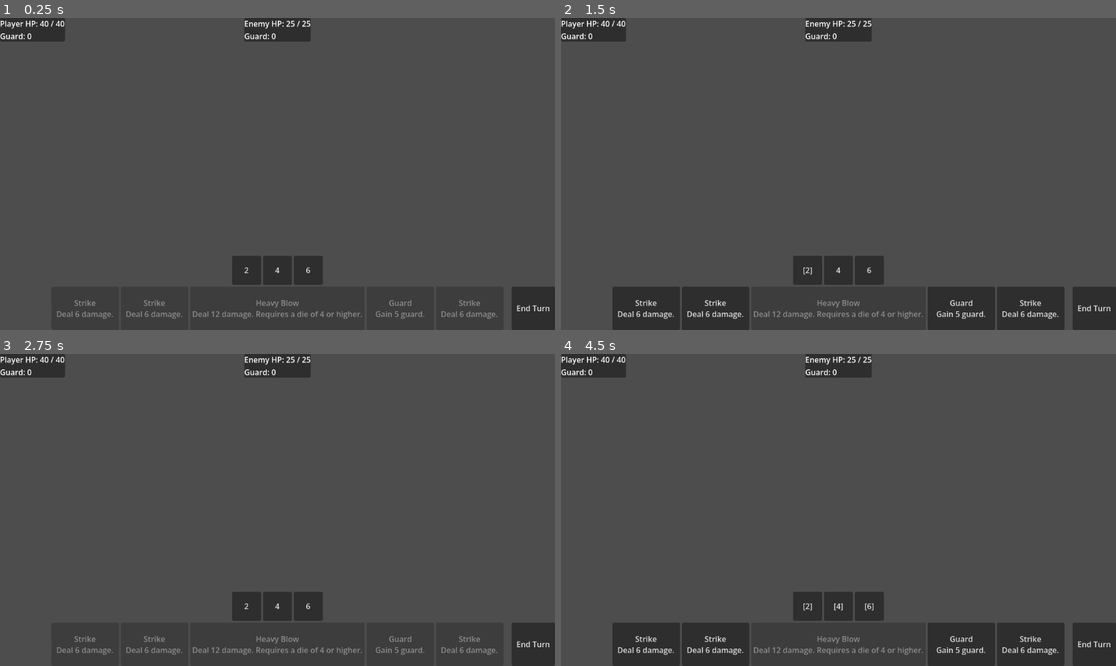
Above: before the commit, frames 1-4 (two rows, left to right).
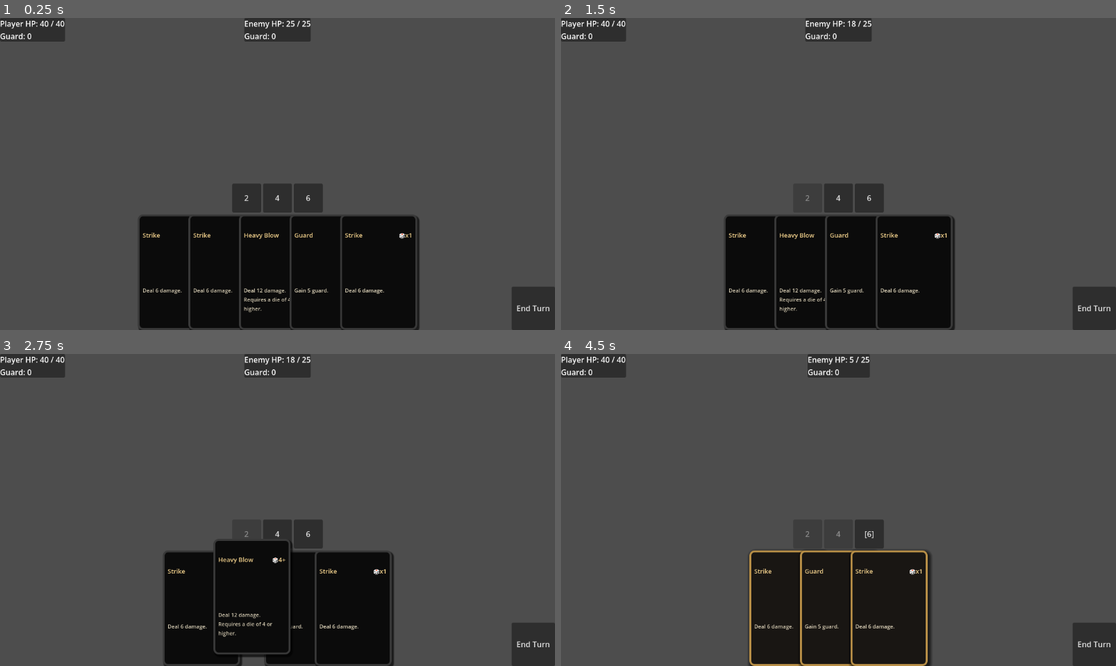
Above: after the commit, the same moments.

Repository: Bbran4/TheThroneThatBreathes
Game: Godot game, scene res://scenes/CombatTest.tscn
Same seed, same stepped clock (60 frames per second), same inputs: the game is played once before the commit and once after it.
Inputs (mouse positions are in pixels of both pictures, inside the frame that each line leads up to):
- Up to frame 1 (0.25 s): no input
- Up to frame 2 (1.5 s): click "2" at 0.5 s; click (738, 270) at 1.27 s
- Up to frame 3 (2.75 s): click (244, 606) at 2 s, where only the run before the commit has a clickable "[2]"
- Up to frame 4 (4.5 s): click "4" at 2.75 s; click (810, 606) at 3.52 s; click "6" at 4.25 s

The runs differ from the first frame. In frame 1, 19% of the frame differs, in the area x 10-90%, y 53-100%; in frame 2, 20%, in the area x 9-91%, y 0-100%; in frame 3, 16%; in frame 4, 19%.

Commit message:
Card Visuals

Diff:
--- a/scenes/CombatTest.tscn
+++ b/scenes/CombatTest.tscn
@@ -11,6 +11,7 @@
 [ext_resource type="Resource" uid="uid://clbraadrbyb5u" path="res://resources/cards/test/Guard.tres" id="6_e14ux"]
 [ext_resource type="Resource" uid="uid://cjbc63iwfx7it" path="res://resources/cards/test/HeavyBlow.tres" id="7_qf82r"]
 [ext_resource type="PackedScene" uid="uid://dhvfey22vpu1o" path="res://scenes/ui/CombatUI.tscn" id="11_qqmgp"]
+[ext_resource type="PackedScene" uid="uid://ciar7k28ykcld" path="res://scenes/ui/CardView.tscn" id="12_8equi"]
 
 [node name="CombatTest" type="Node" unique_id=1986889536]
 script = ExtResource("1_aa5v2")
@@ -31,3 +32,4 @@
 [node name="CanvasLayer" type="CanvasLayer" parent="." unique_id=2131173972]
 
 [node name="CombatUI" parent="CanvasLayer" unique_id=1242325184 instance=ExtResource("11_qqmgp")]
+card_view_scene = ExtResource("12_8equi")
--- /dev/null
+++ b/scenes/ui/CardView.tscn
@@ -0,0 +1,50 @@
+[gd_scene format=3 uid="uid://ciar7k28ykcld"]
+
+[ext_resource type="Script" uid="uid://cdbu72ca5dyn3" path="res://scripts/ui/CardView.gd" id="1_0g8ut"]
+
+[node name="CardView" type="Button" unique_id=1131208387]
+custom_minimum_size = Vector2(160, 240)
+size_flags_vertical = 3
+script = ExtResource("1_0g8ut")
+
+[node name="MarginContainer" type="MarginContainer" parent="." unique_id=1653741388]
+layout_mode = 1
+anchors_preset = 15
+anchor_right = 1.0
+anchor_bottom = 1.0
+grow_horizontal = 2
+grow_vertical = 2
+
+[node name="VBoxContainer" type="VBoxContainer" parent="MarginContainer" unique_id=873422289]
+layout_mode = 2
+size_flags_horizontal = 4
+size_flags_vertical = 4
+alignment = 1
+
+[node name="Header" type="HBoxContainer" parent="MarginContainer/VBoxContainer" unique_id=1655688371]
+layout_mode = 2
+
+[node name="NameLabel" type="Label" parent="MarginContainer/VBoxContainer/Header" unique_id=836638414]
+layout_mode = 2
+size_flags_horizontal = 3
+text = "Strike"
+
+[node name="DiceRequirementLabel" type="Label" parent="MarginContainer/VBoxContainer/Header" unique_id=2084180073]
+layout_mode = 2
+text = "🎲"
+horizontal_alignment = 1
+
+[node name="ArtTexture" type="TextureRect" parent="MarginContainer/VBoxContainer" unique_id=860437977]
+custom_minimum_size = Vector2(140, 90)
+layout_mode = 2
+size_flags_horizontal = 4
+size_flags_vertical = 4
+expand_mode = 3
+stretch_mode = 5
+
+[node name="DescriptionLabel" type="Label" parent="MarginContainer/VBoxContainer" unique_id=448653064]
+custom_minimum_size = Vector2(130, 55)
+layout_mode = 2
+size_flags_vertical = 3
+autowrap_mode = 3
+clip_text = true
--- a/scenes/ui/CombatUI.tscn
+++ b/scenes/ui/CombatUI.tscn
@@ -34,20 +34,18 @@
 
 [node name="Container" type="VBoxContainer" parent="." unique_id=81442594]
 layout_mode = 1
-anchors_preset = 12
-anchor_top = 1.0
+anchors_preset = 15
 anchor_right = 1.0
 anchor_bottom = 1.0
-offset_top = -4.0
 grow_horizontal = 2
-grow_vertical = 0
+grow_vertical = 2
 alignment = 2
 
 [node name="DiceContainer" type="HBoxContainer" parent="Container" unique_id=1664900922]
 layout_mode = 2
 alignment = 1
 
-[node name="HandContainer" type="HBoxContainer" parent="Container" unique_id=497366421]
+[node name="HandContainer" type="HBoxContainer" parent="Container" unique_id=683091452]
 layout_mode = 2
 alignment = 1
 
--- a/scripts/combat/CardData.gd
+++ b/scripts/combat/CardData.gd
@@ -21,9 +21,13 @@
 	ODD
 }
 
+@export var card_art: Texture2D
+
 @export var card_name: String = "Unnamed Card"
 
 @export_multiline var description: String = ""
+
+@export var flavor_text: String = ""
 
 @export var card_type: CardType = CardType.ATTACK
 
--- /dev/null
+++ b/scripts/ui/CardView.gd
@@ -0,0 +1,145 @@
+extends Button
+class_name CardView
+
+# CardView is the visual representation of one card.
+#
+# It does not resolve card effects.
+# It only displays card data and notifies the UI when clicked.
+
+signal card_selected(card: CardData)
+
+@onready var name_label: Label = $MarginContainer/VBoxContainer/Header/NameLabel
+@onready var art_texture: TextureRect = $MarginContainer/VBoxContainer/ArtTexture
+@onready var description_label: Label = $MarginContainer/VBoxContainer/DescriptionLabel
+@onready var dice_requirement_label: Label = $MarginContainer/VBoxContainer/Header/DiceRequirementLabel
+
+var card_data: CardData
+
+var normal_position: Vector2
+var hover_lift_amount: float = 24.0
+
+
+func _ready() -> void:
+	pressed.connect(_on_pressed)
+	mouse_entered.connect(_on_mouse_entered)
+	mouse_exited.connect(_on_mouse_exited)
+
+	custom_minimum_size = Vector2(160, 240)
+	_create_card_styles()
+
+	name_label.add_theme_color_override("font_color", Color(0.95, 0.82, 0.55))
+	description_label.add_theme_color_override("font_color", Color(0.86, 0.82, 0.72))
+	dice_requirement_label.add_theme_color_override("font_color", Color(0.95, 0.82, 0.55))
+
+
+func setup(card: CardData, is_playable: bool) -> void:
+	card_data = card
+
+	name_label.text = card.card_name
+	name_label.add_theme_font_size_override("font_size", 13)
+	description_label.text = card.description
+	description_label.visible = true
+	description_label.custom_minimum_size = Vector2(130, 55)
+	description_label.vertical_alignment = VERTICAL_ALIGNMENT_TOP
+	description_label.horizontal_alignment = HORIZONTAL_ALIGNMENT_LEFT
+	description_label.autowrap_mode = TextServer.AUTOWRAP_WORD_SMART
+	description_label.clip_text = true
+	description_label.add_theme_font_size_override("font_size", 11)
+	dice_requirement_label.text = _get_dice_requirement_icon_text(card)
+	dice_requirement_label.add_theme_font_size_override("font_size", 13)
+	description_label.autowrap_mode = TextServer.AUTOWRAP_WORD_SMART
+	description_label.clip_text = true
+	description_label.add_theme_font_size_override("font_size", 11)
+
+	if card.card_art != null:
+		art_texture.texture = card.card_art
+	else:
+		art_texture.texture = null
+
+	disabled = not is_playable
+
+
+func _on_pressed() -> void:
+	if card_data == null:
+		return
+
+	card_selected.emit(card_data)
+
+
+func _on_mouse_entered() -> void:
+	# Store current position so the card can return correctly.
+	normal_position = position
+
+	# Raise the card visually.
+	position.y -= hover_lift_amount
+
+	# Bring hovered card in front of overlapping cards.
+	z_index = 100
+
+
+func _on_mouse_exited() -> void:
+	position = normal_position
+	z_index = 0
+
+
+func _create_card_styles() -> void:
+	# Normal card border.
+	var normal_style := StyleBoxFlat.new()
+	normal_style.bg_color = Color(0.10, 0.085, 0.075)
+	normal_style.border_color = Color(0.72, 0.56, 0.28)
+	normal_style.set_border_width_all(4)
+	normal_style.set_corner_radius_all(10)
+
+	normal_style.content_margin_left = 8
+	normal_style.content_margin_right = 8
+	normal_style.content_margin_top = 8
+	normal_style.content_margin_bottom = 8
+
+	# Adds subtle card depth.
+	normal_style.shadow_color = Color(0, 0, 0, 0.65)
+	normal_style.shadow_size = 8
+	normal_style.shadow_offset = Vector2(3, 4)
+
+	# Hovered / playable-feeling card border.
+	var hover_style := normal_style.duplicate()
+	hover_style.bg_color = Color(0.14, 0.11, 0.085)
+	hover_style.border_color = Color(1.0, 0.82, 0.32)
+	hover_style.set_border_width_all(5)
+	hover_style.shadow_size = 14
+	hover_style.shadow_offset = Vector2(4, 6)
+
+	# Pressed card.
+	var pressed_style := normal_style.duplicate()
+	pressed_style.bg_color = Color(0.07, 0.055, 0.05)
+	pressed_style.border_color = Color(0.95, 0.68, 0.25)
+	pressed_style.set_border_width_all(5)
+
+	# Disabled / unplayable card.
+	var disabled_style := normal_style.duplicate()
+	disabled_style.bg_color = Color(0.045, 0.045, 0.045)
+	disabled_style.border_color = Color(0.22, 0.22, 0.22)
+	disabled_style.shadow_size = 3
+
+	add_theme_stylebox_override("normal", normal_style)
+	add_theme_stylebox_override("hover", hover_style)
+	add_theme_stylebox_override("pressed", pressed_style)
+	add_theme_stylebox_override("disabled", disabled_style)
+
+func _get_dice_requirement_icon_text(card: CardData) -> String:
+	match card.dice_requirement_type:
+		CardData.DiceRequirementType.ANY:
+			return "🎲x" + str(card.dice_required)
+
+		CardData.DiceRequirementType.MINIMUM_VALUE:
+			return "🎲" + str(card.required_die_value) + "+"
+
+		CardData.DiceRequirementType.EXACT_VALUE:
+			return "🎲" + str(card.required_die_value)
+
+		CardData.DiceRequirementType.EVEN:
+			return "🎲E"
+
+		CardData.DiceRequirementType.ODD:
+			return "🎲O"
+
+	return "🎲?"
--- a/scripts/ui/CombatUI.gd
+++ b/scripts/ui/CombatUI.gd
@@ -14,6 +14,7 @@
 @onready var dice_container: HBoxContainer = $Container/DiceContainer
 @onready var hand_container: HBoxContainer = $Container/HandContainer
 @onready var end_turn_button: Button = $EndTurnButton
+@export var card_view_scene: PackedScene
 
 var combat_manager: CombatManager
 var player: PlayerCombatant
@@ -40,6 +41,9 @@
 	combat_manager.player_turn_started.connect(_on_player_turn_started)
 	combat_manager.enemy_turn_started.connect(_on_enemy_turn_started)
 	combat_manager.combat_ended.connect(_on_combat_ended)
+
+	hand_container.alignment = BoxContainer.ALIGNMENT_CENTER
+	hand_container.add_theme_constant_override("separation", -55)
 
 	end_turn_button.pressed.connect(_on_end_turn_pressed)
 
@@ -126,21 +130,21 @@
 func _refresh_hand() -> void:
 	_clear_children(hand_container)
 
+	if card_view_scene == null:
+		push_error("CombatUI is missing card_view_scene.")
+		return
+
 	for card in player.hand:
-		var button := Button.new()
-		button.text = _get_card_button_text(card)
-		button.custom_minimum_size = Vector2(140, 90)
-
-		# Cards are only playable if the selected dice satisfy the card.
-		# No dice selected = card disabled, because dice must be selected first.
-		button.disabled = not _can_selected_dice_play_card(card)
-
-		button.pressed.connect(func():
-			_on_card_pressed(card)
+		var card_view: CardView = card_view_scene.instantiate()
+		hand_container.add_child(card_view)
+
+		var is_playable := _can_selected_dice_play_card(card)
+
+		card_view.setup(card, is_playable)
+
+		card_view.card_selected.connect(func(selected_card: CardData):
+			_on_card_pressed(selected_card)
 		)
-
-		hand_container.add_child(button)
-
 
 func _refresh_dice() -> void:
 	_clear_invalid_selected_dice()
Not shown, added: scripts/ui/CardView.gd.uid
